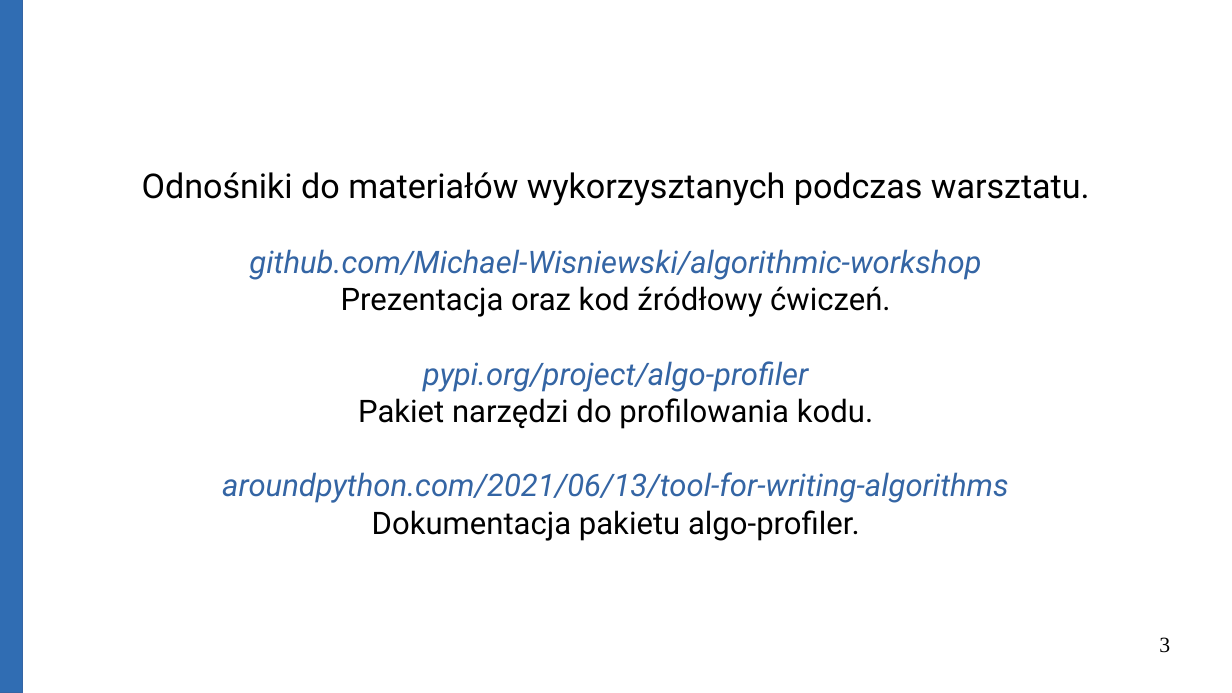
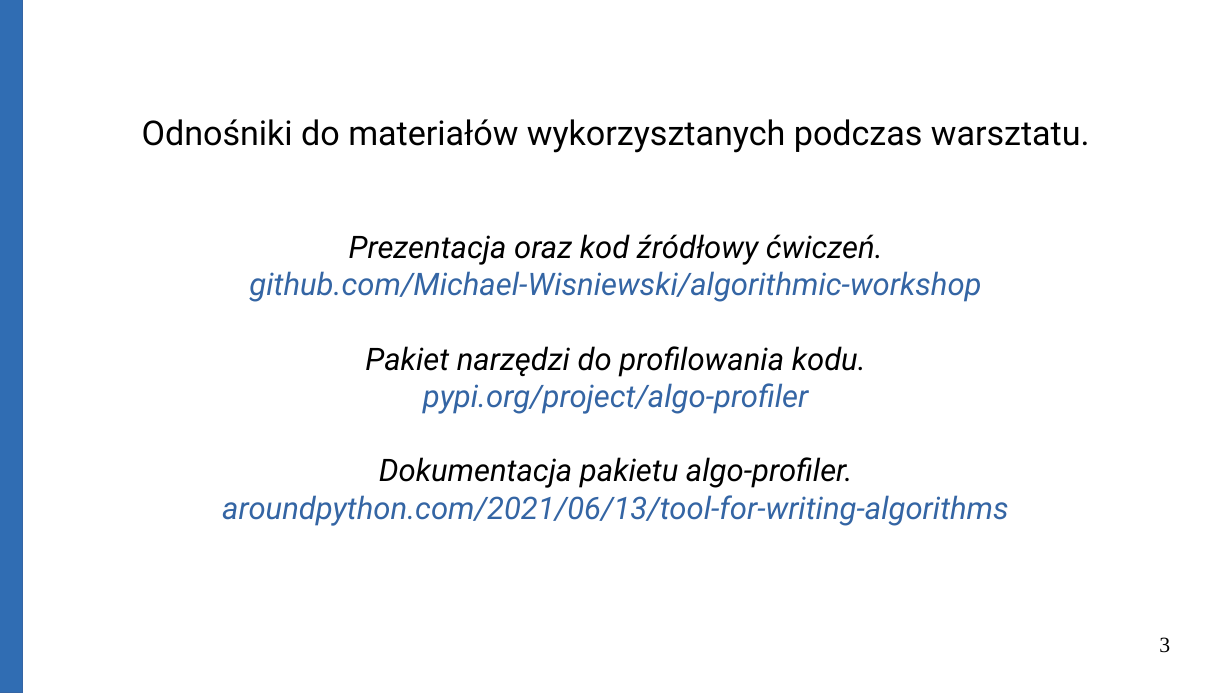
Before and after one commit to Michael-Wisniewski/algorithmic-workshop, a slide deck: slide 3 of Big_O.odp. Drawn at 1232x693 pixels with LibreOffice and Linux fonts; fonts in the diff are those of the drawing. Boxes give left, top, right and bottom in pixels: in the first picture for what was removed or moved away, otherwise in the second. Text is boxed around its words. In the diff, an @@ line names an element or a change of style, - is before the commit and + after.

```diff
--- a/Big_O.odp
+++ b/Big_O.odp
@@ text "Odnośniki do materiałów wykorzysztanych podczas ...": place and size @@
-text "Odnośniki do materiałów wykorzysztanych podczas ..." at bbox=[142, 172, 1090, 541]
+text "Odnośniki do materiałów wykorzysztanych podczas ..." at bbox=[142, 119, 1090, 526]
@@ text at bbox=[349, 234, 883, 265]: paragraph added @@
+Prezentacja oraz kod źródłowy ćwiczeń.
@@ text at bbox=[365, 346, 866, 377]: text changed; italic on @@
-Prezentacja oraz kod źródłowy ćwiczeń.
+Pakiet narzędzi do profilowania kodu.
@@ text at bbox=[379, 457, 853, 488]: text changed; italic on @@
-Pakiet narzędzi do profilowania kodu.
+Dokumentacja pakietu algo-profiler.
@@ text at bbox=[372, 510, 860, 541]: paragraph removed @@
-Dokumentacja pakietu algo-profiler.
```
Also in this commit, not shown: 19 other slides changed, 3 slides added, 1 slide removed, 2 other files.
